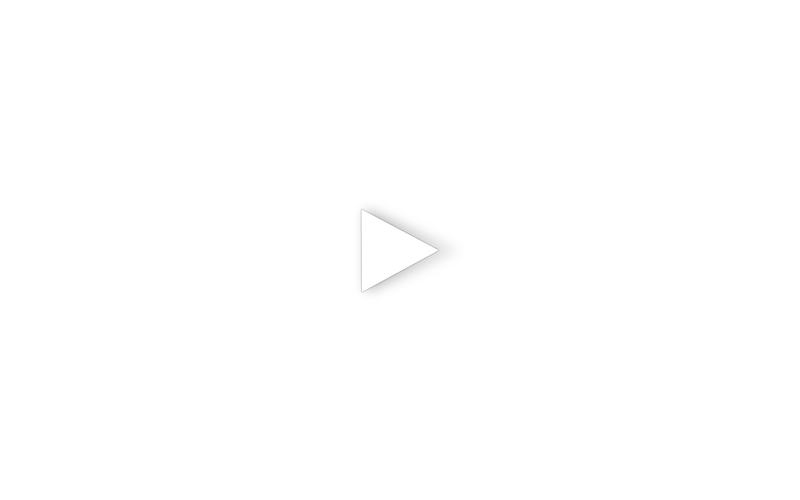
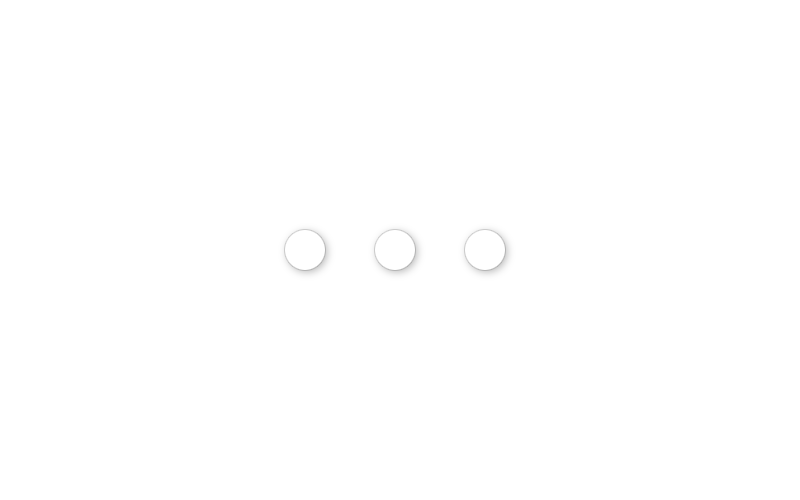
Before/after of a 800px x 500px layered artwork. What changed in the layer stack:
added group "buffering" with 2 layers above "play" over [280, 222, 514, 282]
added layer "Layer 2 copy 2" in group "buffering" over [285, 230, 505, 270]
added layer "Layer 2" (29%) in group "buffering" over [280, 222, 514, 282]
renamed "Group 1" to "play", hid the group it (2 layers) over [355, 202, 471, 299]
